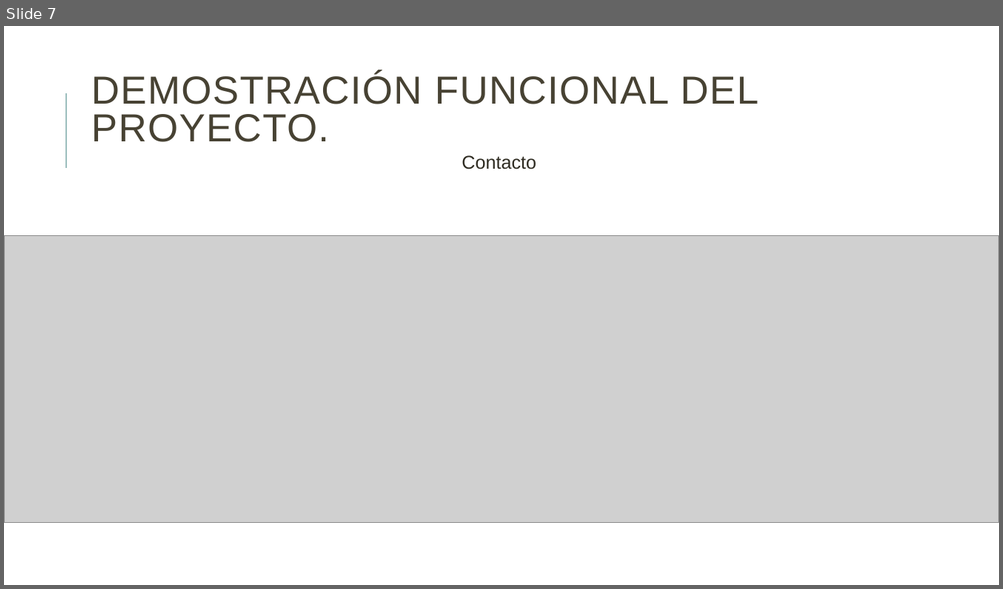
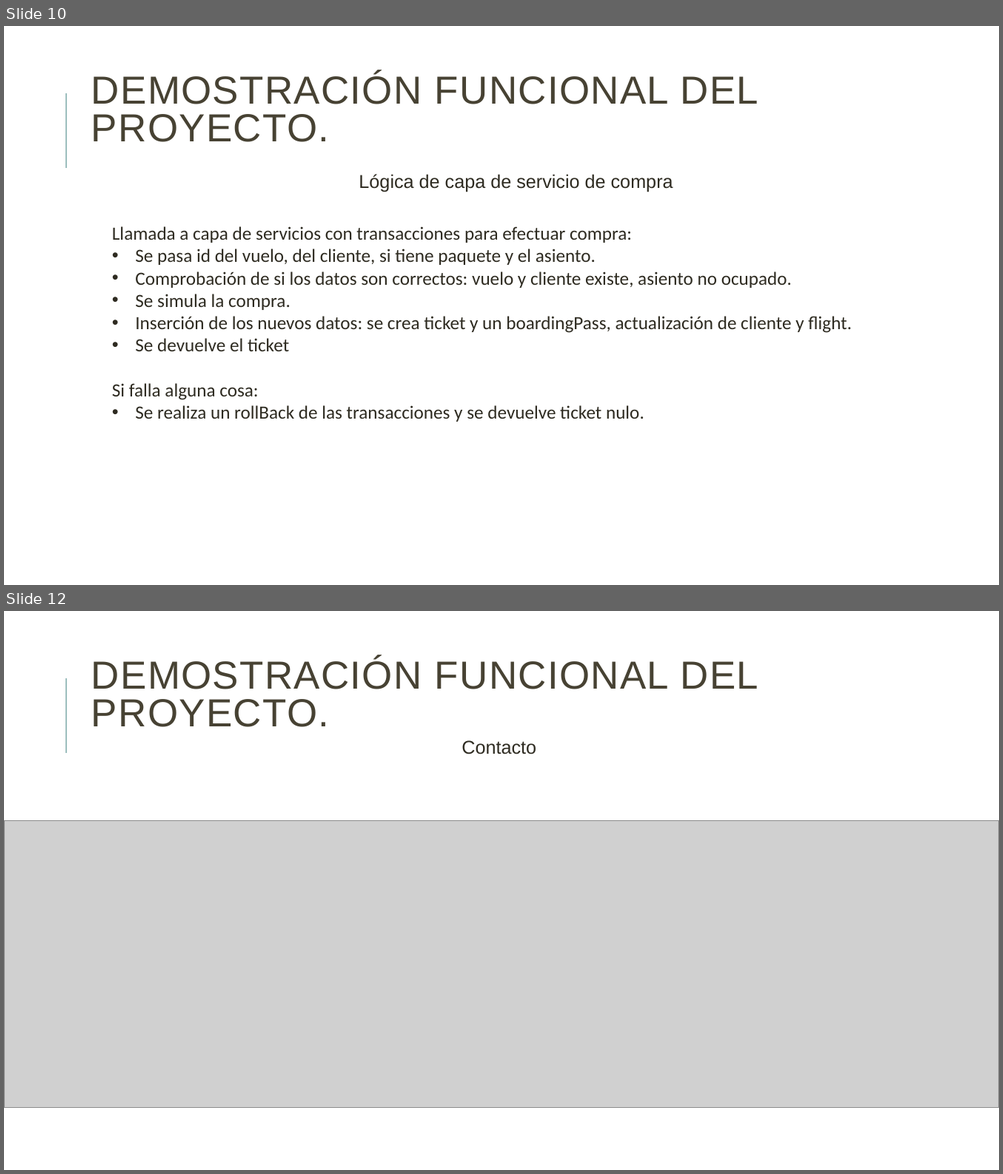
Before and after one commit to danielallhoff/M17-G4-AirDSS, a slide deck: AIRDSS.pptx. Shown one above the other, each under a label of ours: slide 7 before the commit, slides 10 and 12 after it; the slides between them are not shown. The pictures are 1003x589 and 1003x1174 pixels, drawn with LibreOffice and Linux fonts; fonts in the diff are those of the drawing; grey boxes stand for pictures. Boxes give left, top, right and bottom in pixels: in the first picture for what was removed or moved away, otherwise in the second. Text is boxed around its words. In the diff, an @@ line names an element or a change of style, - is before the commit and + after.

```diff
--- a/AIRDSS.pptx
+++ b/AIRDSS.pptx
@@ slide 10 added at box(4, 26, 999, 585), background #FFFFFF; not listed: 1 template element that a slide beside it also shows @@
@@ title added at box(91, 72, 759, 142), 37.8 pt, text #474233 @@
+DEMOSTRACIÓN FUNCIONAL DEL PROYECTO.
@@ text added at box(358, 174, 673, 192), 18 pt, text #2E2B21 @@
+Lógica de capa de servicio de compra
@@ text added at box(112, 227, 851, 422), 18 pt, text #2E2B21 @@
+Llamada a capa de servicios con transacciones para efectuar compra:
+• Se pasa id del vuelo, del cliente, si tiene paquete y el asiento.
+• Comprobación de si los datos son correctos: vuelo y cliente existe, asiento no ocupado.
+• Se simula la compra.
+• Inserción de los nuevos datos: se crea ticket y un boardingPass, actualización de cliente y flight.
+• Se devuelve el ticket
+Si falla alguna cosa:
+• Se realiza un rollBack de las transacciones y se devuelve ticket nulo.
@@ what was slide 7 is now slide 12 @@
```
Also in this commit, not shown: 1 slide changed, 4 other slides added, 4 other files.
